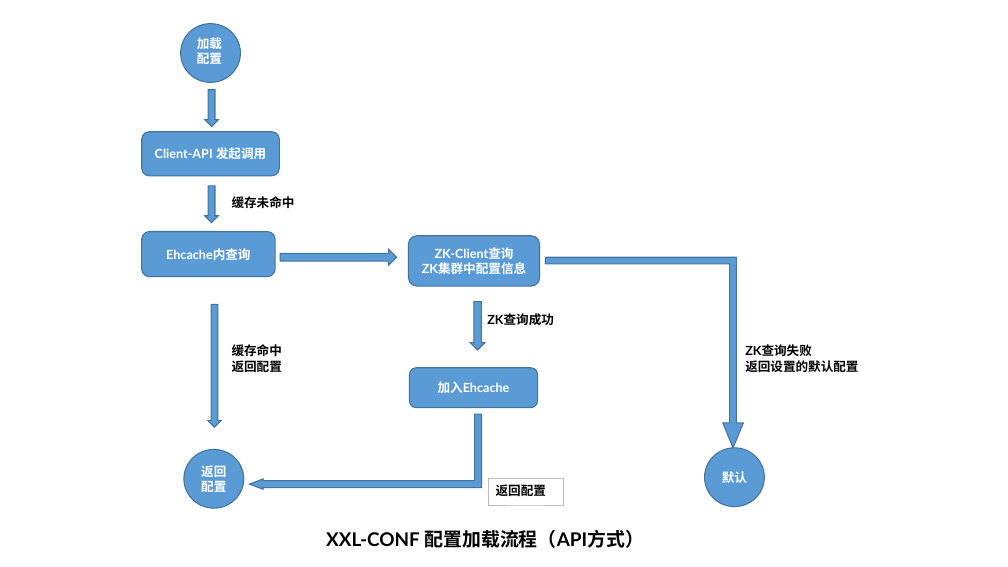
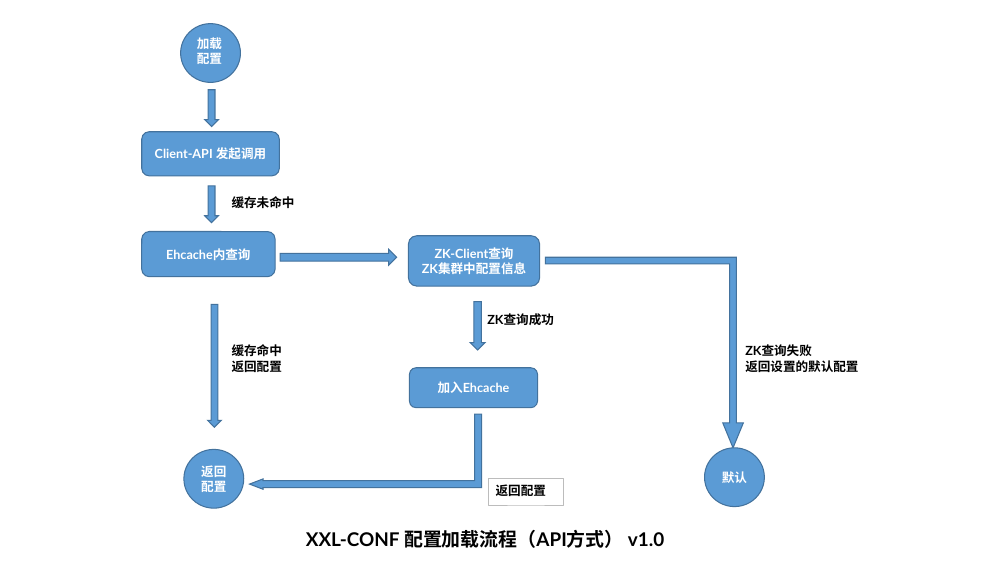
Before and after one commit to xuxueli/xxl-conf, a slide deck: slide 2 of doc/XXL-CONF架构图.pptx. Drawn at 1008x567 pixels with LibreOffice and Linux fonts; fonts in the diff are those of the drawing. Boxes give left, top, right and bottom in pixels: in the first picture for what was removed or moved away, otherwise in the second. Text is boxed around its words. In the diff, an @@ line names an element or a change of style, - is before the commit and + after.

```diff
--- a/doc/XXL-CONF架构图.pptx
+++ b/doc/XXL-CONF架构图.pptx
@@ text at bbox=[306, 530, 664, 548]: text changed @@
-XXL-CONF 配置加载流程（API方式）
+XXL-CONF 配置加载流程（API方式） v1.0
```
Also in this commit, not shown: 1 other slide changed, 2 slides added, 6 other files.
